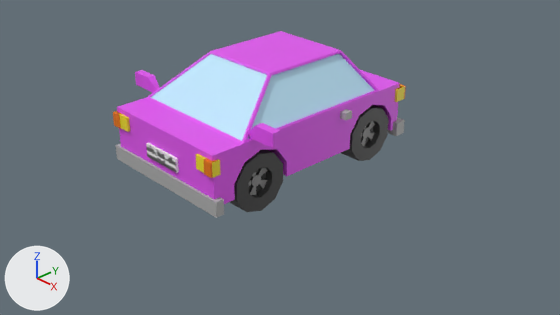
A saved change to the Blender file DeskRacerVR/Assets/Assets/Models/Cars/Mini.blend.
Both versions are drawn from the file's camera 'Camera'. Every picture has the same lights, and +X, +Y and +Z are marked at lower left. The same objects are shown in both versions, whatever each file hides.

Script lines for the objects in view, before the commit:
```python
me_cube_004 = bpy.data.meshes.new('Cube.004')
me_cube_004.from_pydata(...)  # 223 vertices, 140 faces; spans x 0.0..1.4, y -1.5..2.05, z -1.57..-0.16
me_cube_004.materials.append(mat_material_001)  # picture img_imphenziapalette01_png
me_cube_010 = bpy.data.meshes.new('Cube.010')
me_cube_010.from_pydata(...)  # 160 vertices, 131 faces; spans x 0.6..0.99, y -1.21..1.64, z -0.77..0.04
me_cube_010.materials.append(mat_material_001)  # picture img_imphenziapalette01_png
ob_mini = bpy.data.objects.new('Mini', me_cube_004)
ob_mini.location = (0.004, 0.0, 0.0)
ob_mini.rotation_euler = (-3.142, 0.0, 0.0)  # degrees (-180, 0, 0)
_m = ob_mini.modifiers.new('Mirror', 'MIRROR')
_m.use_clip = True
ob_mini_reifen = bpy.data.objects.new('Mini Reifen', me_cube_010)
ob_mini_reifen.location = (0.0036, 0.0, 0.0)
ob_mini_reifen.rotation_euler = (-3.142, 0.0, 0.0)  # degrees (-180, 0, 0)
_m = ob_mini_reifen.modifiers.new('Mirror', 'MIRROR')
_m.use_clip = True
```
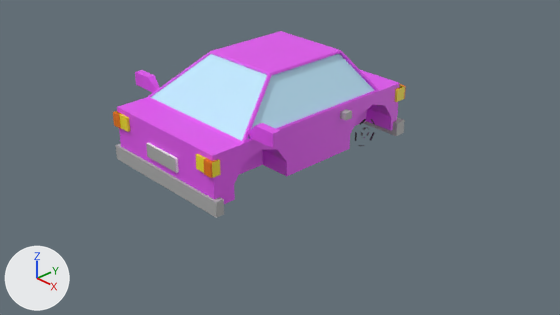
Location of each change, [x1, y1, x2, y2] in pixels of the pictures (560 x 315 px):
'Mini Reifen', no longer drawn: before [230, 105, 388, 212]
part 1 of me_cube_004, built on: [143, 83, 400, 203] in both

Patch to the scene script:
```diff
--- a/DeskRacerVR/Assets/Assets/Models/Cars/Mini.blend.py
+++ b/DeskRacerVR/Assets/Assets/Models/Cars/Mini.blend.py
@@ me_cube_004 @@
 # used by ob_mini; location = (0.004, 0.0, 0.0); rotation_euler = (-3.142, 0.0, 0.0), in degrees (-180, 0, 0)
-me_cube_004.from_pydata(...)  # 223 vertices, 140 faces; spans x 0.0..1.4, y -1.5..2.05, z -1.57..-0.16
+me_cube_004.from_pydata(...)  # 368 vertices, 240 faces; spans x -1.4..1.4, y 0.16..1.57, z -1.5..2.05
+# me_cube_004 part 1: 89 vertices removed from x 0.0..1.0, y -1.4..2.0, z -1.57..-0.3; 224 vertices added at x -1.4..1.07, y 0.16..1.57, z -1.48..2.04
 me_cube_004.materials.append(mat_material_001)
@@ me_cube_010 @@
 # used by ob_mini_reifen; location = (0.0036, 0.0, 0.0); rotation_euler = (-3.142, 0.0, 0.0), in degrees (-180, 0, 0)
-me_cube_010.from_pydata(...)  # 160 vertices, 131 faces; spans x 0.6..0.99, y -1.21..1.64, z -0.77..0.04
+me_cube_010.from_pydata(...)  # 0 vertices, 0 faces; spans empty
+# me_cube_010 part 2: the whole mesh is rebuilt
 me_cube_010.materials.append(mat_material_001)
@@ ob_mini @@
 ob_mini.location = (0.004, 0.0, 0.0)
-ob_mini.rotation_euler = (-3.142, 0.0, 0.0)  # degrees (-180, 0, 0)
-_m = ob_mini.modifiers.new('Mirror', 'MIRROR')
-_m.use_clip = True
+ob_mini.rotation_euler = (1.571, 0.0, 0.0)  # degrees (90, 0, 0)
@@ ob_mini_reifen @@
 ob_mini_reifen = bpy.data.objects.new('Mini Reifen', me_cube_010)
+ob_mini_reifen.parent = ob_mini
+ob_mini_reifen.matrix_parent_inverse = Matrix(((1.0, 0.0, 0.0, -0.0036), (0.0, 1.0, 0.0, 0.0), (0.0, 0.0, 1.0, 0.0), (0.0, 0.0, 0.0, 1.0)))
 ob_mini_reifen.location = (0.0036, 0.0, 0.0)
-ob_mini_reifen.rotation_euler = (-3.142, 0.0, 0.0)  # degrees (-180, 0, 0)
+ob_mini_reifen.rotation_euler = (-1.571, 0.0, 0.0)  # degrees (-90, 0, 0)
 _m = ob_mini_reifen.modifiers.new('Mirror', 'MIRROR')
```
